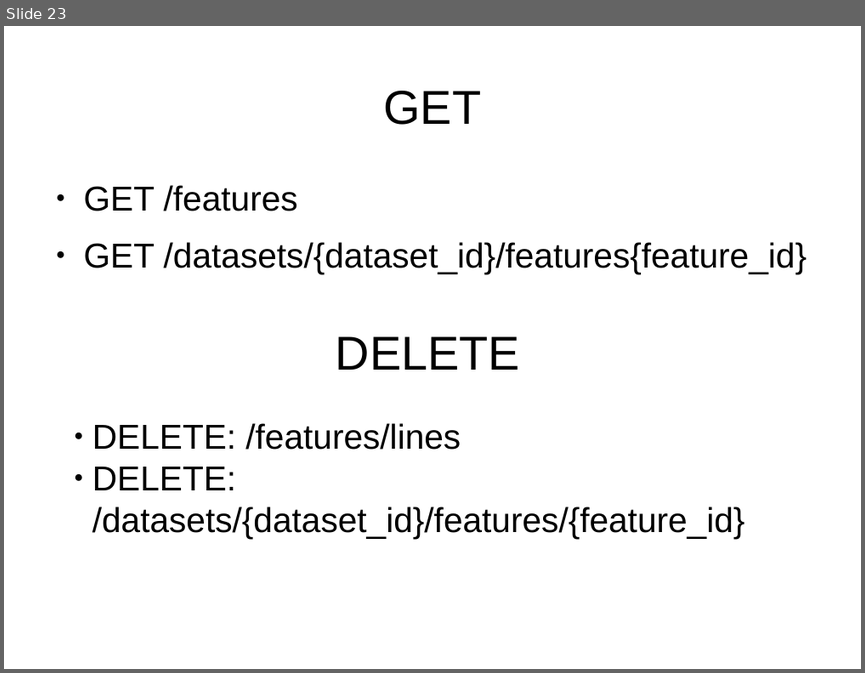
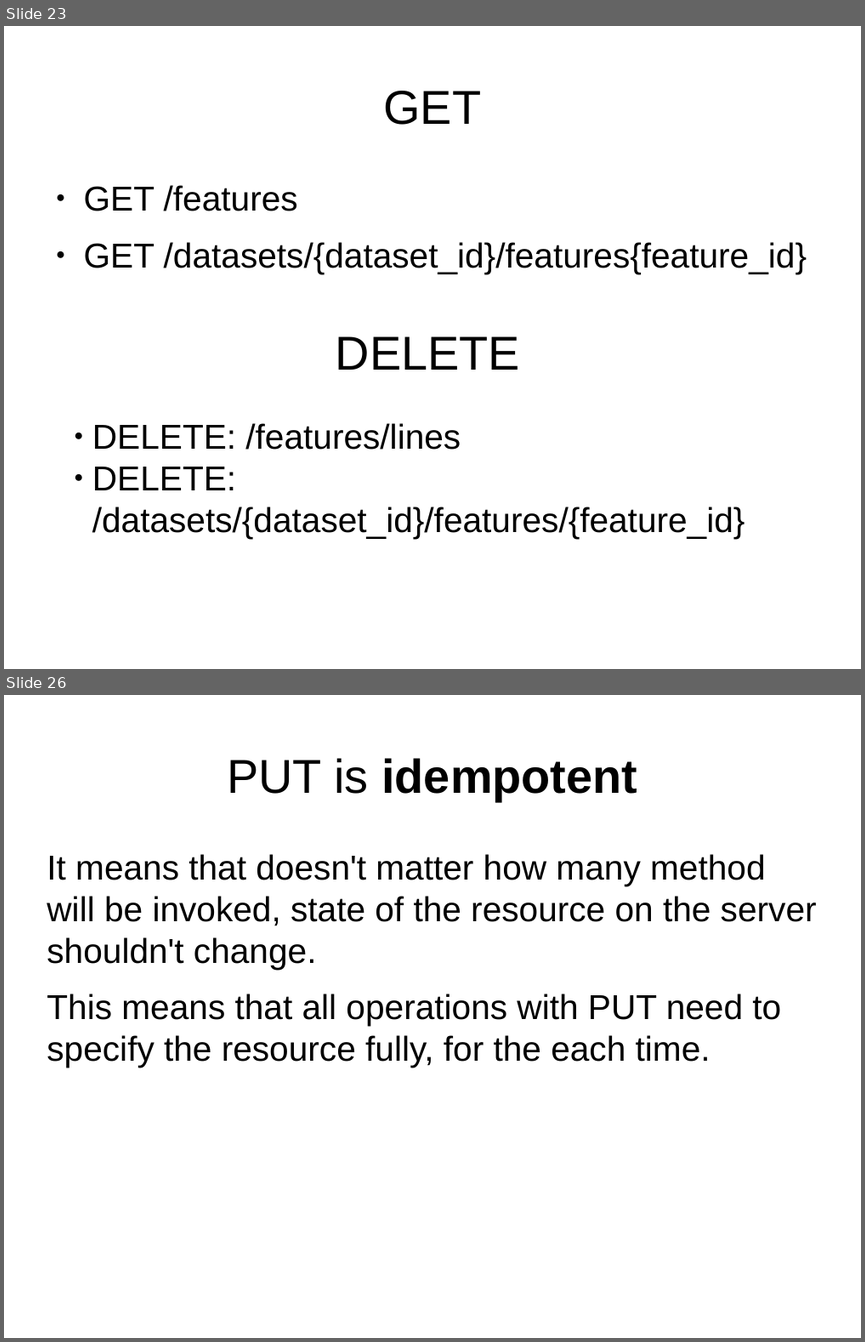
Before and after one commit to netzu/rest-presentation, a slide deck: RestfulFundaments.odp. Shown one above the other, each under a label of ours: slide 23 before the commit, slides 23 and 26 after it; the slides between them are not shown. The pictures are 865x673 and 865x1342 pixels, drawn with LibreOffice and Linux fonts; fonts in the diff are those of the drawing. Boxes give left, top, right and bottom in pixels: in the first picture for what was removed or moved away, otherwise in the second. Text is boxed around its words. In the diff, an @@ line names an element or a change of style, - is before the commit and + after.

Commit message:
More slides added Finished slides about URL and HTTP methods Added some remarks in the mindmaps, Roy Fielding picture added in the imagery repository

```diff
--- a/RestfulFundaments.odp
+++ b/RestfulFundaments.odp
@@ slide 26 added at [4,695,861,1338], background #FFFFFF @@
@@ title added at [227,758,637,801], 44 pt, text #000000, bold @@
+PUT is idempotent
@@ text added at [46,854,817,1067], 32 pt, text #000000 @@
+It means that doesn't matter how many method will be invoked, state of the resource on the server shouldn't change.
+This means that all operations with PUT need to specify the resource fully, for the each time.
```
Also in this commit, not shown: 8 slides changed, 8 other slides added, 1 slide removed, 2 other files.
